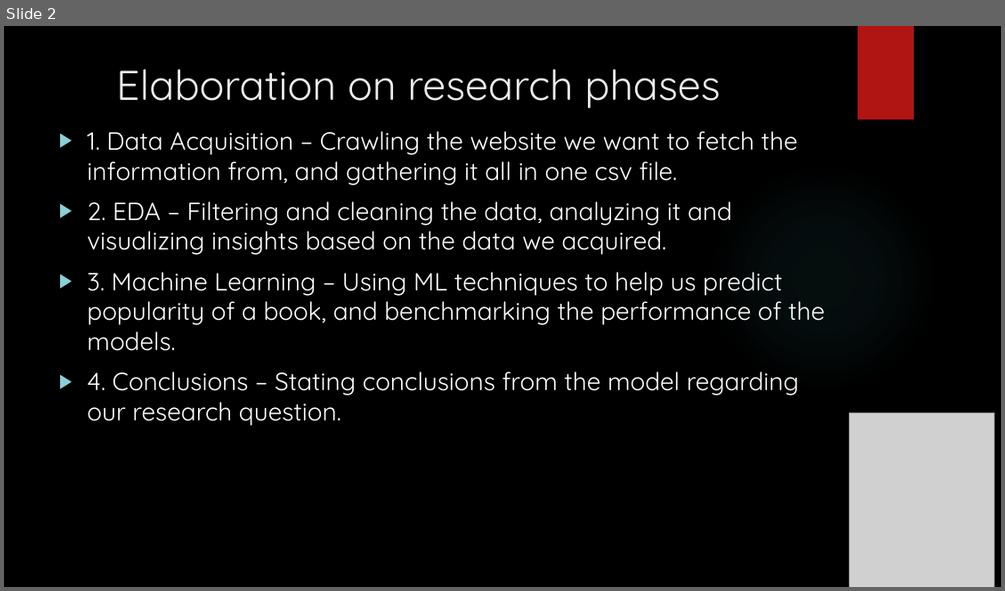
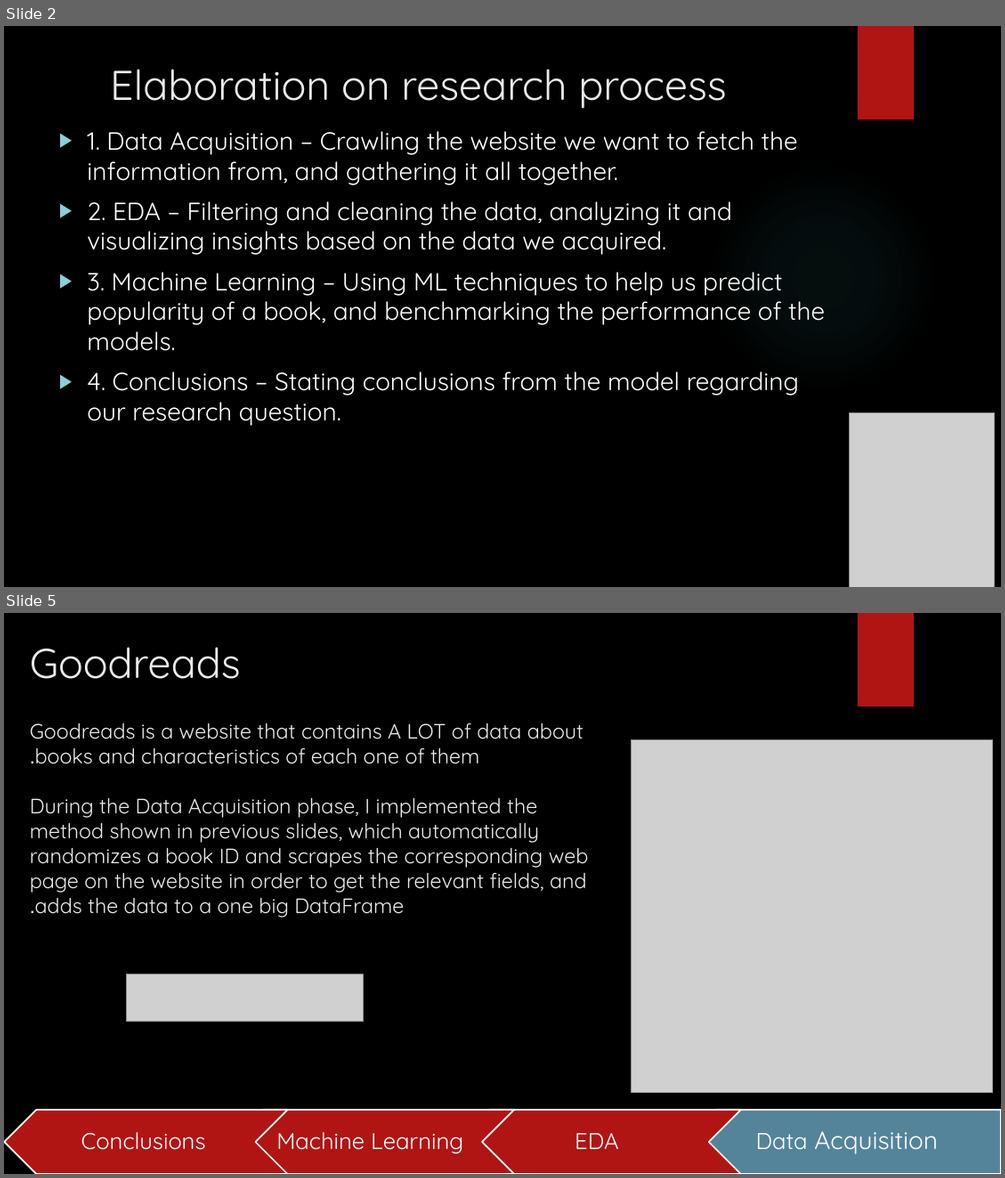
Before and after one commit to yaniv208/DataScienceProject, a slide deck: Books popularity prediction.pptx. Shown one above the other, each under a label of ours: slide 2 before the commit, slides 2 and 5 after it; the slides between them are not shown. The pictures are 1005x591 and 1005x1178 pixels, drawn with LibreOffice and Linux fonts; fonts in the diff are those of the drawing; grey boxes stand for pictures; background and template pictures are left out. Boxes give left, top, right and bottom in pixels: in the first picture for what was removed or moved away, otherwise in the second. Text is boxed around its words. In the diff, an @@ line names an element or a change of style, - is before the commit and + after.

```diff
--- a/Books popularity prediction.pptx
+++ b/Books popularity prediction.pptx
@@ slide 5 added at [4,613,1001,1174], background picture (left out); not listed: 1 template element that a slide beside it also shows @@
@@ title added at [30,647,241,679], 40 pt, text #EBEBEB @@
+Goodreads
@@ text added at [30,723,589,917], 20 pt, text #EBEBEB @@
+Goodreads is a website that contains A LOT of data about books and characteristics of each one of them.
+During the Data Acquisition phase, I implemented the method shown in previous slides, which automatically randomizes a book ID and scrapes the corresponding web page on the website in order to get the relevant fields, and adds the data to a one big DataFrame.
@@ picture added at [631,739,993,1093] @@
@@ picture added at [126,974,363,1022] @@
@@ group added at [4,1110,1001,1174]: 4 texts, 3 chevrons, 1 pentagon arrow @@
+Data Acquisition
+EDA
+Machine Learning
+Conclusions
@@ slide 2 changed as well @@
@@ title at [110,69,726,109]: text changed @@
-Elaboration on research phases
+Elaboration on research process
@@ text at [87,131,798,185]: text changed @@
-▶ 1. Data Acquisition – Crawling the website we want to fetch the information from, and gathering it all in one csv file.
+▶ 1. Data Acquisition – Crawling the website we want to fetch the information from, and gathering it all together.
```
Also in this commit, not shown: 4 other slides changed, 6 other slides added, 3 other files.
